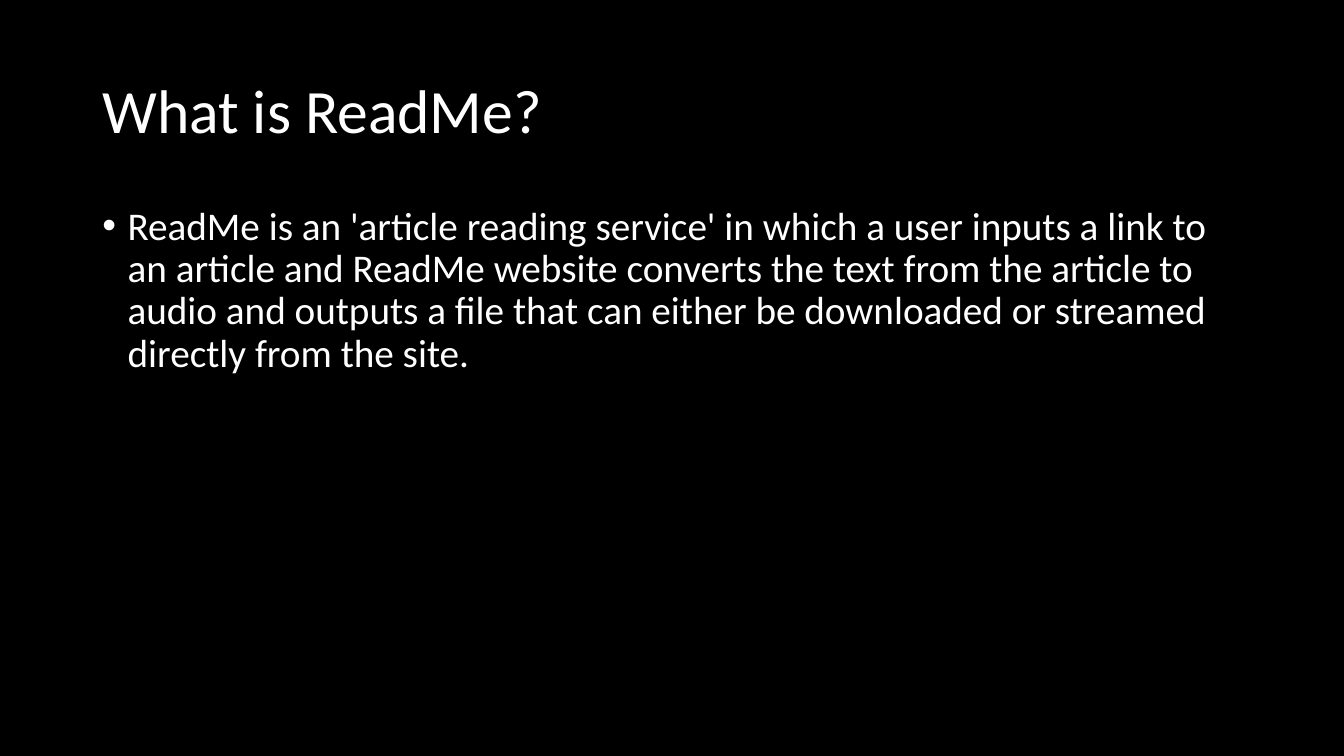
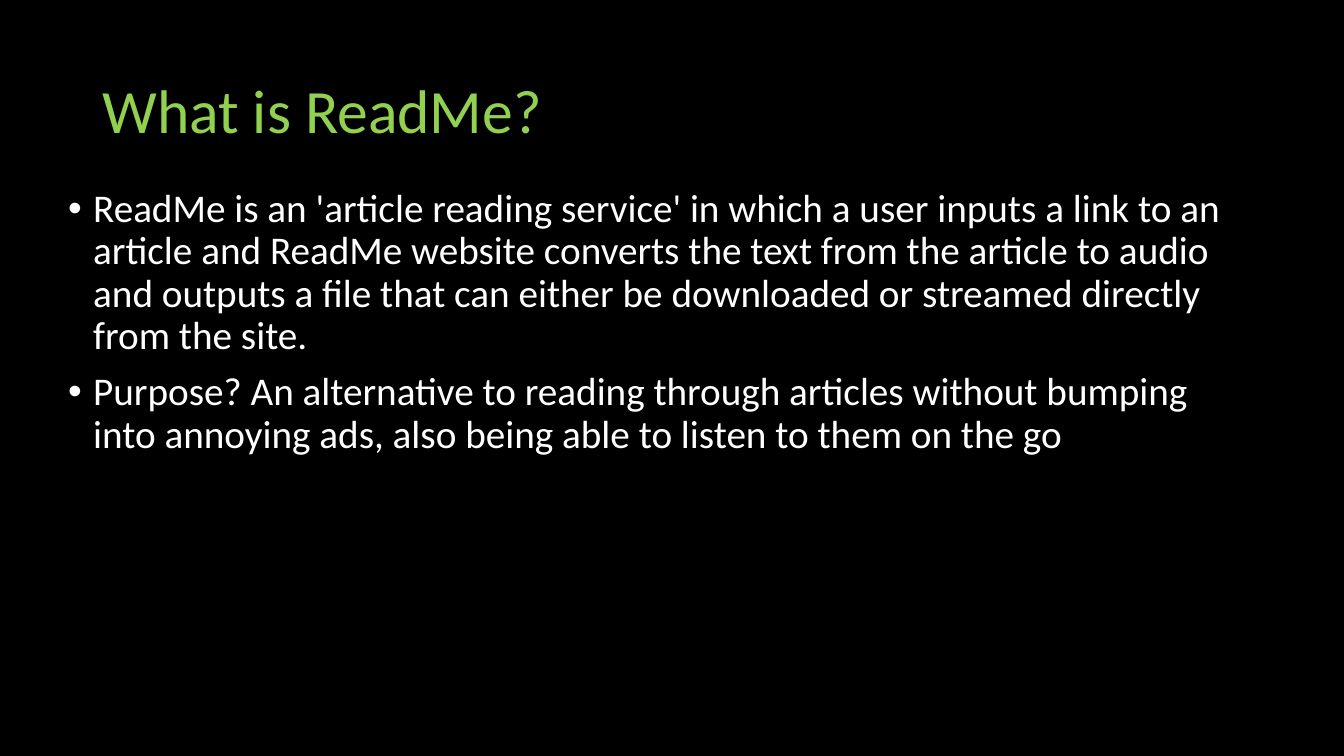
Before and after one commit to Shelby219/README_article_reading_app, a slide deck: slide 2 of pres.pptx (slide 3 before the commit). Drawn at 1344x756 pixels with LibreOffice and Linux fonts; fonts in the diff are those of the drawing. Boxes give left, top, right and bottom in pixels: in the first picture for what was removed or moved away, otherwise in the second. Text is boxed around its words. In the diff, an @@ line names an element or a change of style, - is before the commit and + after.

```diff
--- a/pres.pptx
+++ b/pres.pptx
@@ title "What is ReadMe?" at <box>102,90,542,134</box>: text colour #FFFFFF to #92D050 @@
@@ text "ReadMe is an 'article reading ...": place and size @@
-text "ReadMe is an 'article reading ..." at <box>128,212,1206,374</box>
+text "ReadMe is an 'article reading ..." at <box>93,194,1219,455</box>
@@ text at <box>93,377,1187,455</box>: paragraph added @@
+• Purpose? An alternative to reading through articles without bumping into annoying ads, also being able to listen to them on the go
```
Also in this commit, not shown: 2 other slides changed, 3 slides added, 3 slides removed, 3 other files.
